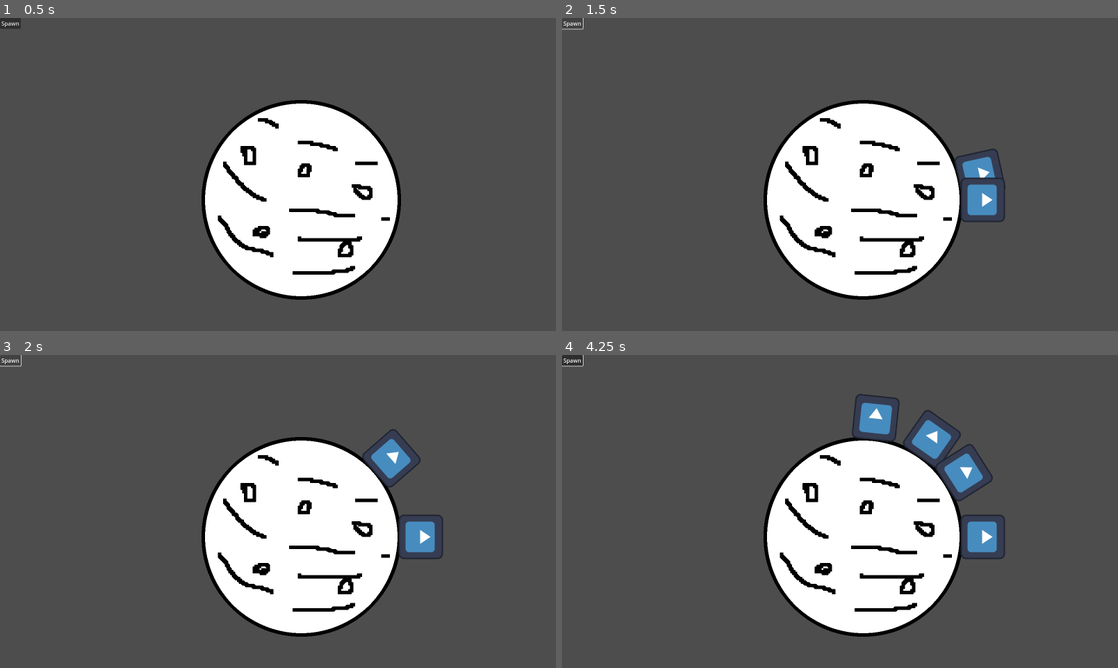
Above: before the commit, frames 1-4 (two rows, left to right).
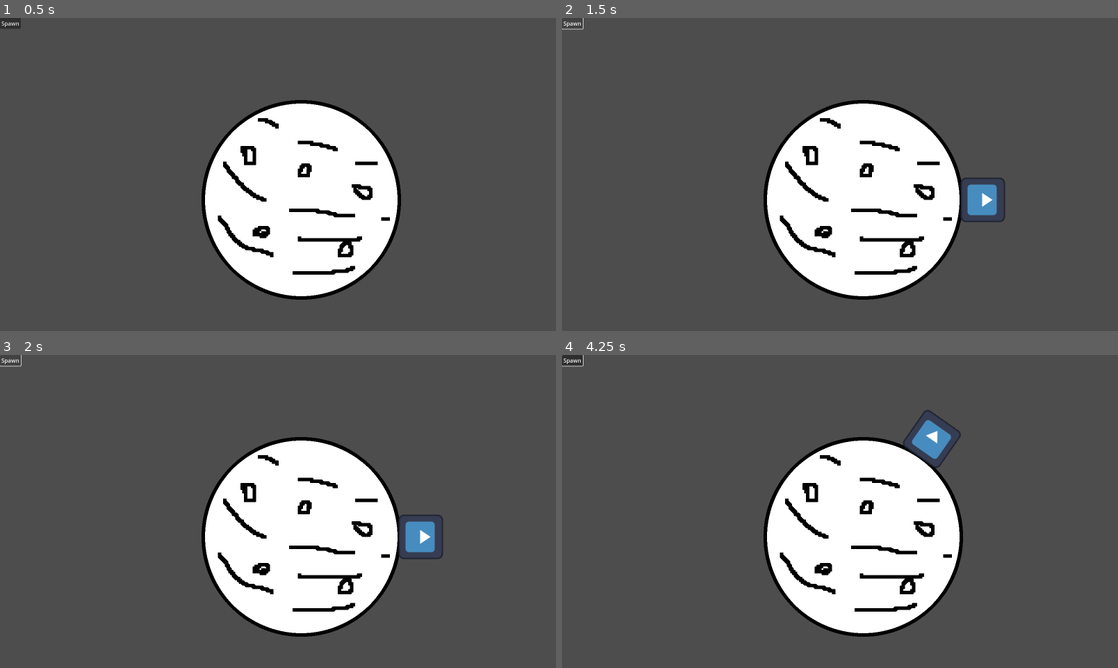
Above: after the commit, the same moments.

Repository: macmist/incremental-game
Game: Godot game, scene res://main.tscn
Same seed, same stepped clock (60 frames per second), same inputs: the game is played once before the commit and once after it. The engine's default icon, where the game draws it, is replaced by a stand-in: a white triangle on a blue panel in a dark square.
Inputs (mouse positions are in pixels of both pictures, inside the frame that each line leads up to):
- Up to frame 1 (0.5 s): no input
- Up to frame 2 (1.5 s): click "Spawn" at 0.5 s; click "Spawn" at 1.25 s
- Up to frame 3 (2 s): no input
- Up to frame 4 (4.25 s): click "Spawn" at 2 s; move the mouse to (962, 495) at 2.77 s; click (962, 495) at 2.92 s; move the mouse to (728, 527) at 3.52 s; click (728, 527) at 3.67 s

Frame 1 is identical in both runs. In frame 2, 0.4% of the frame differs, in the area x 70-80%, y 41-55%; in frame 3, 0.7%; in frame 4, 2.1%, in the area x 52-80%, y 12-66%.

Commit message:
chore: better handling of spawn button

Diff:
--- a/entity.gd
+++ b/entity.gd
@@ -38,6 +38,6 @@
 	return current + step * sign(diff)
 
 
-func _input(event):
+func _unhandled_input(event: InputEvent) -> void:
 	if event is InputEventMouseButton and event.is_pressed() and event.button_index == MOUSE_BUTTON_LEFT:
 		set_target(event.position)
--- a/main.gd
+++ b/main.gd
@@ -1 +1,7 @@
 extends Node2D
+
+@export var planet: Planet
+
+
+func _on_button_pressed() -> void:
+	planet.spawn.emit(20)
--- a/main.tscn
+++ b/main.tscn
@@ -8,8 +8,9 @@
 [sub_resource type="CircleShape2D" id="CircleShape2D_pkewr"]
 radius = 28.0002
 
-[node name="root" type="Node2D"]
+[node name="root" type="Node2D" node_paths=PackedStringArray("planet")]
 script = ExtResource("1_r33xx")
+planet = NodePath("Planet")
 
 [node name="Marker2D" type="Marker2D" parent="."]
 position = Vector2(290, 337)
@@ -22,14 +23,12 @@
 walker_scene = ExtResource("2_82dli")
 
 [node name="Area2D" type="Area2D" parent="Planet"]
-visible = false
 gravity_space_override = 1
 gravity_point = true
 gravity_point_center = Vector2(0, 0)
 gravity_direction = Vector2(0, 0)
 
 [node name="CollisionShape2D" type="CollisionShape2D" parent="Planet/Area2D"]
-visible = false
 scale = Vector2(10, 10)
 shape = SubResource("CircleShape2D_pkewr")
 debug_color = Color(0.43645, 0.536207, 0.726018, 0.42)
@@ -41,4 +40,4 @@
 offset_bottom = 8.0
 text = "Spawn"
 
-[connection signal="pressed" from="CanvasLayer/Button" to="CanvasLayer/Button" method="_on_pressed"]
+[connection signal="pressed" from="CanvasLayer/Button" to="." method="_on_button_pressed"]
--- a/planet.gd
+++ b/planet.gd
@@ -1,8 +1,14 @@
 extends Sprite2D
 
+class_name Planet
 
 @export var walker_scene: PackedScene
 @onready var collision_shape: CollisionShape2D = $Area2D/CollisionShape2D
+
+signal spawn(angle)
+
+func _ready() -> void:
+	spawn.connect(spawn_walker)
 
 func spawn_walker(angle: float):
 	var walker = walker_scene.instantiate()
@@ -16,7 +22,7 @@
 	var pos = center + Vector2(cos(angle), sin(angle)) * radius
 	print("destination: ", position)
 	walker.global_position = pos
-	walker.rotation = angle + PI/2   # optional: face tangent to surface
+	walker.rotation = angle + PI/2
 
 	# If your walker has a script with planet info
 	if walker.has_method("set_planet"):
@@ -24,7 +30,9 @@
 		walker.set_planet(center, radius)
 
 
-func _input(event):
-	if event is InputEventMouseButton:
-		var angle = 0  # TAU = 2*PI
-		spawn_walker(angle)
+
+
+#func _input(event):
+	#if event is InputEventMouseButton:
+		#var angle = 0  # TAU = 2*PI
+		#spawn_walker(angle)
